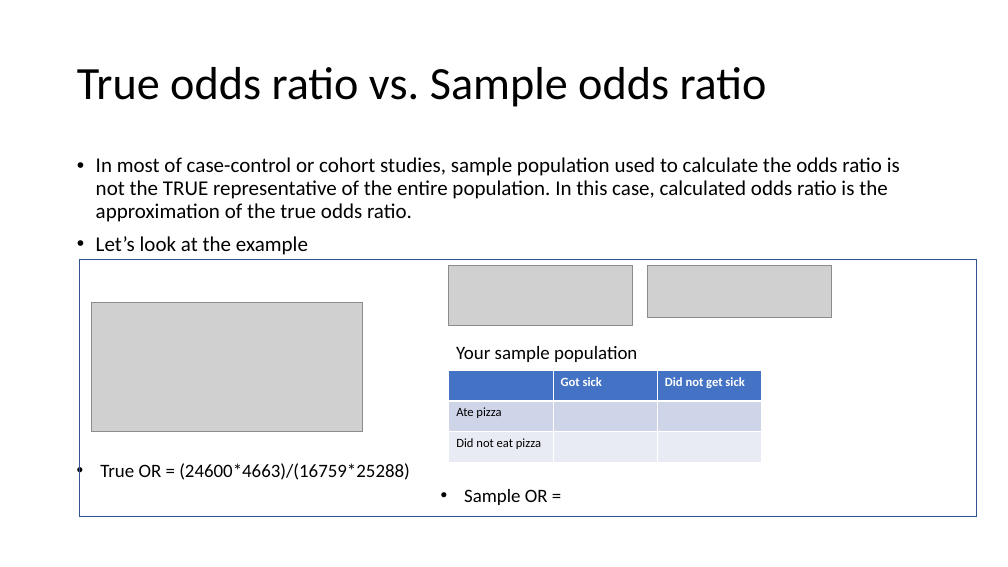
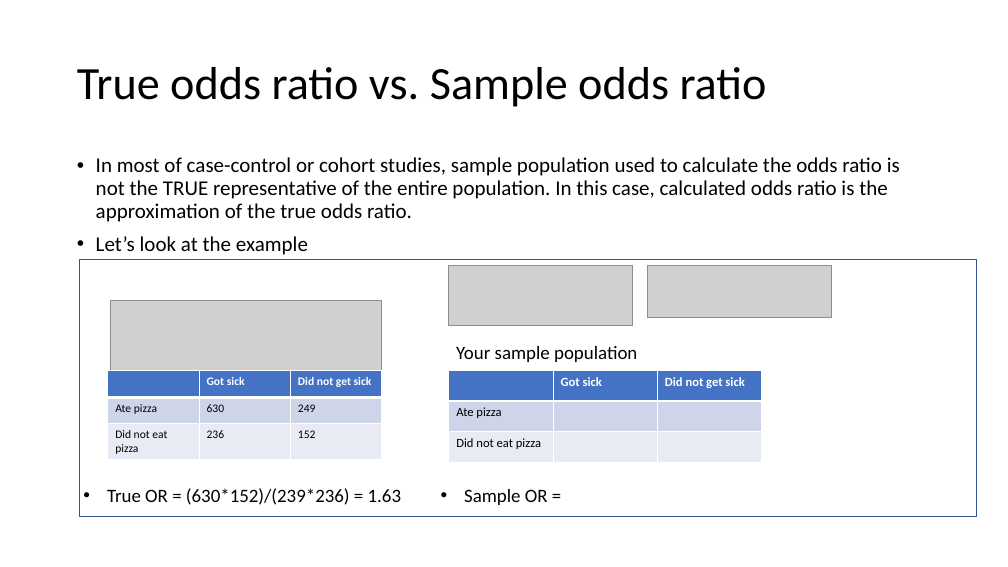
Before and after one commit to IDSP22/EducationApp_ChenKim, a slide deck: slide 5 of OR_mock-up.pptx. Drawn at 1008x567 pixels with LibreOffice and Linux fonts; fonts in the diff are those of the drawing; grey boxes stand for pictures. Boxes give left, top, right and bottom in pixels: in the first picture for what was removed or moved away, otherwise in the second. Text is boxed around its words. In the diff, an @@ line names an element or a change of style, - is before the commit and + after.

```diff
--- a/OR_mock-up.pptx
+++ b/OR_mock-up.pptx
@@ picture: place and size @@
-picture at box(91, 302, 362, 432)
+picture at box(111, 300, 382, 430)
@@ table added at box(108, 371, 383, 459), 3 rows, 3 columns @@
+ | Got sick | Did not get sick
+Ate pizza | 630 | 249
+Did not eat pizza | 236 | 152
@@ text at box(107, 488, 401, 505): text changed @@
-• True OR = (24600*4663)/(16759*25288)
+• True OR = (630*152)/(239*236) = 1.63
```
Also in this commit, not shown: 4 other slides changed, 2 other files.
